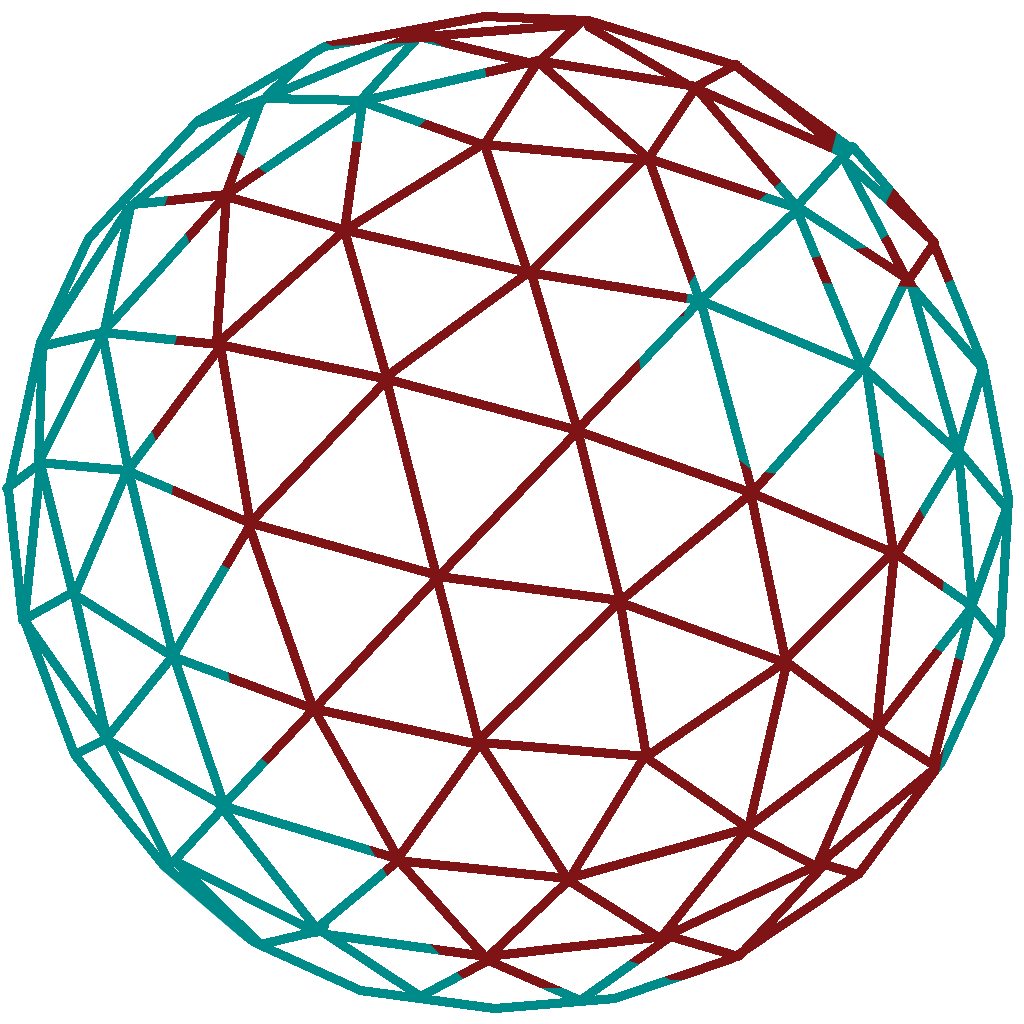
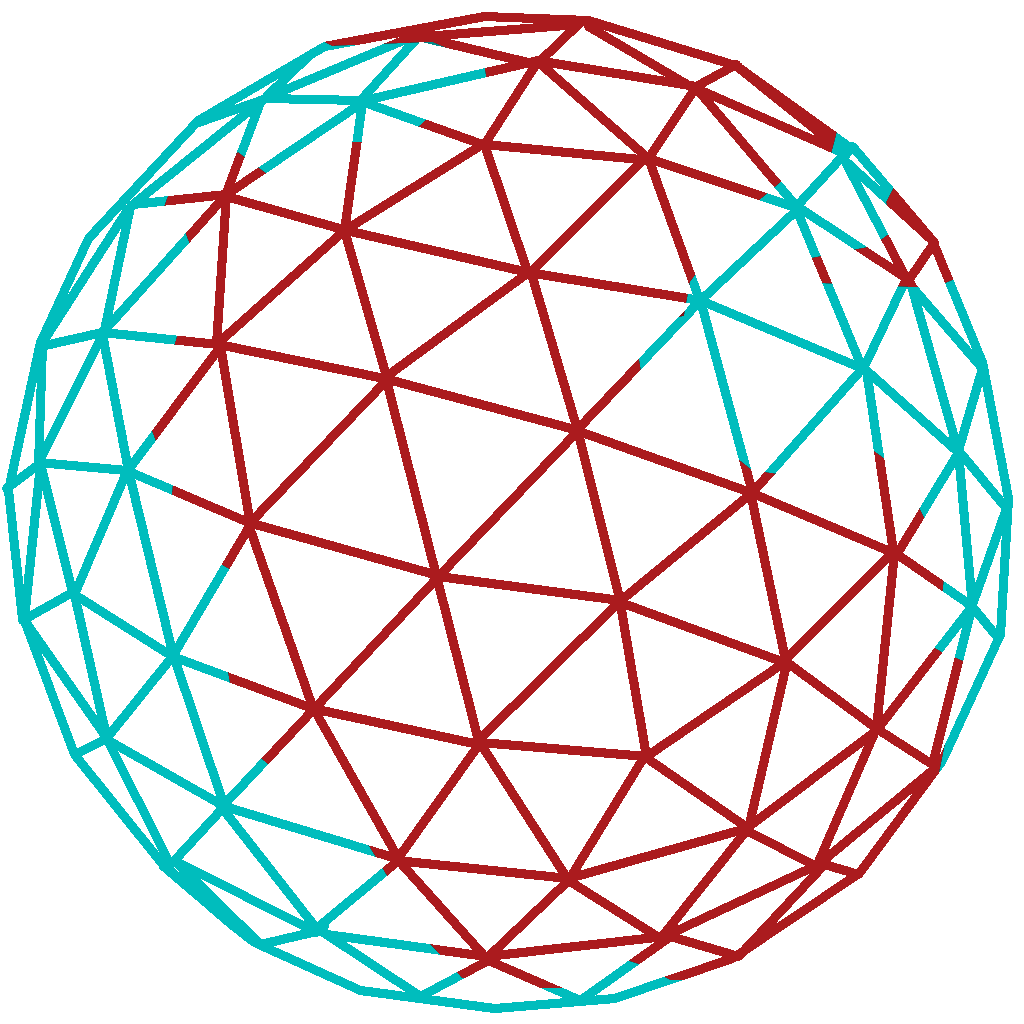
Layer changes from the first w=1024, h=1024 image to the second:
painted on "Layer" over box(2, 12, 1013, 1013)
